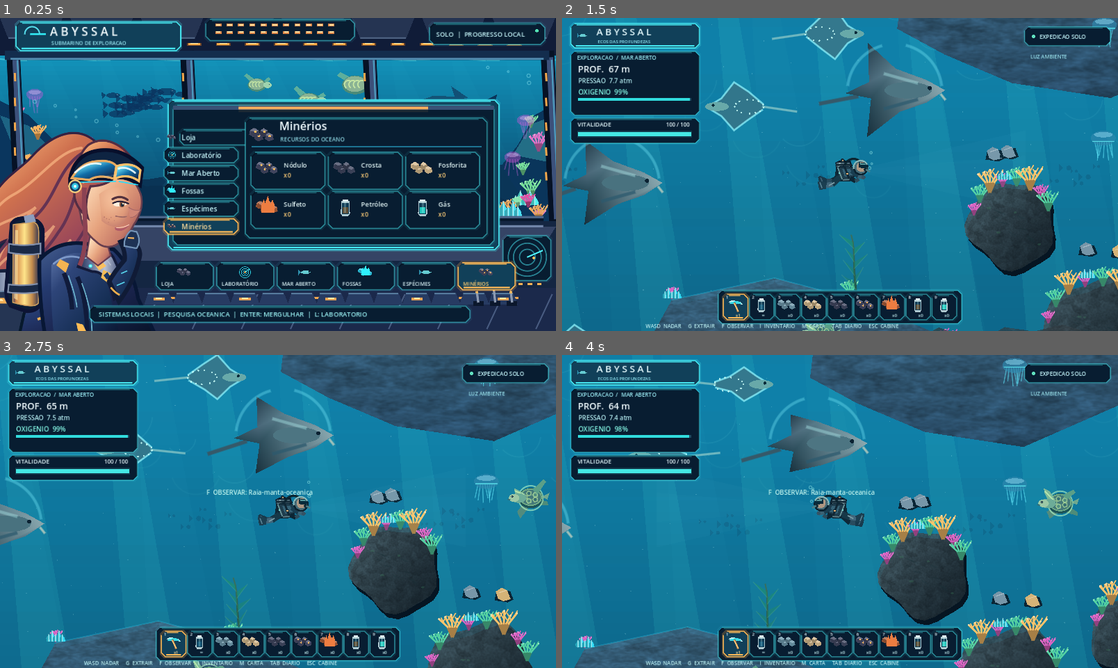
Above: before the commit, frames 1-4 (two rows, left to right).
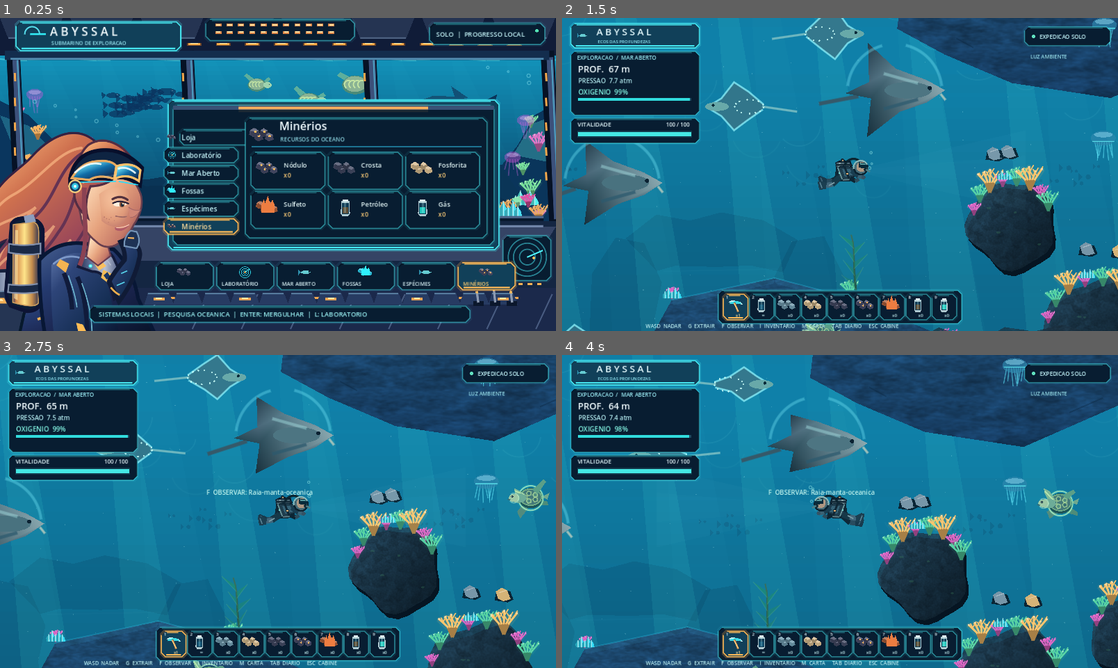
Above: after the commit, the same moments.

Repository: Esaneto/Abyssal
Game: Godot game, scene res://scenes/main.tscn
Two runs of this game, one before a commit and one after it. Both use one fixed random seed, a clock stepped at 60 frames per second and the inputs below.
Inputs (mouse positions are in pixels of both pictures, inside the frame that each line leads up to):
- Up to frame 1 (0.25 s): no input
- Up to frame 2 (1.5 s): tap Enter at 0.5 s; move the mouse to (962, 158) at 0.52 s; hold D (move_right) 0.53-1.25 s; hold G (extract) 0.53-1.25 s; click (962, 158) at 0.67 s; tap Space at 0.77, 1.07 s; drag from (728, 190) to (812, 237) at 1.27 s
- Up to frame 3 (2.75 s): move the mouse to (333, 442) at 2.02 s; hold D (move_right) from 2.03 s (still down); tap 1 at 2.1 s
- Up to frame 4 (4 s): release D (move_right) at 2.75 s; drag from (812, 574) to (673, 464) at 2.77 s; move the mouse to (1006, 558) at 3.52 s; hold A (move_left) from 3.53 s (still down); tap R at 3.6 s; tap Space at 3.77 s

The runs differ from the first frame. In frame 1, less than 0.1% of the frame differs, in the area x 4-99%, y 28-64%; in frame 2, 1.0%; in frame 3, 1.5%; in frame 4, 1.8%, in the area x 2-100%, y 0-100%.

Commit message:
art(godot): strengthen ocean depth, mineral blues, glowing reef flora and turtle contours

Diff:
--- a/godot-client/scripts/cinematic_art.gd
+++ b/godot-client/scripts/cinematic_art.gd
@@ -26,7 +26,7 @@
 			var high := fine.get_noise_2d(float(x), float(y))
 			var veins := sin(float(y) * 0.24 + low * 8.0) * 0.045
 			var v := clampf(0.77 + low * 0.19 + high * 0.14 + veins, 0.39, 1.0)
-			img.set_pixel(x, y, Color(v * 0.89, v * 0.94, v * 1.0, 1.0))
+			img.set_pixel(x, y, Color(v * 0.48, v * 0.74, v * 0.94, 1.0))
 	img.generate_mipmaps()
 	_stone_texture = ImageTexture.create_from_image(img)
 	return _stone_texture
--- a/godot-client/scripts/marine_ecology.gd
+++ b/godot-client/scripts/marine_ecology.gd
@@ -212,7 +212,8 @@
 					Vector2(x+7,y),Vector2(x+4,y+5),Vector2(x-3,y+5)],
 					Color("#346d72") if k%2==0 else Color("#508d80"))
 				canvas.draw_arc(Vector2(x,y),5.7,0,TAU,6,Color(0.78,0.94,0.63,0.62),1.2,true)
-			canvas.draw_arc(Vector2(-4,0),28,0,TAU,34,Color(0.73,0.99,0.78,0.60),1.9,true)
+			canvas.draw_arc(Vector2(-4,0),28,0,TAU,34,Color(0.16,0.93,0.86,0.10),6.5,true)
+			canvas.draw_arc(Vector2(-4,0),28,0,TAU,34,Color(0.73,0.99,0.78,0.70),1.9,true)
 			# Near forelimbs rhythmically lift through the water.
 			_poly(canvas,[Vector2(8,-9),Vector2(20,-25-flap),
 				Vector2(34,-32-flap),Vector2(31,-18-flap),
@@ -224,6 +225,8 @@
 			# Tapered neck, observable eye and living head profile.
 			_oval(canvas,Vector2(24,0),Vector2(18,11),Color("#6dac98"))
 			_oval(canvas,Vector2(34,0),Vector2(12,9),Color("#9dc8a6"))
+			canvas.draw_arc(Vector2(34,0),11,PI*0.20,PI*1.72,17,
+				Color(0.78,0.99,0.85,0.45),1.5,true)
 			canvas.draw_circle(Vector2(38,-3),2.5,Color("#122b39"))
 			canvas.draw_circle(Vector2(38.6,-3.5),0.9,Color("#d5fff0"))
 			_line(canvas,Vector2(43,4),Vector2(48,3),Color("#386c70"),1.3)
--- a/godot-client/scripts/native_reef_art.gd
+++ b/godot-client/scripts/native_reef_art.gd
@@ -33,6 +33,18 @@
 		coords.append(Vector2(start+2028.0,22000.0))
 		coords.append(Vector2(start,22000.0))
 		c.draw_colored_polygon(coords,Color(0.06+float(layer)*0.016,0.23,0.37,0.20*surface))
+	# Faint interlocking arches create true background depth without adding fake
+	# physical passages. Collision remains entirely in ocean_expedition.gd.
+	var first_arch := int(floor(area.position.x / 1600.0)) - 1
+	for k in range(5):
+		var cell := first_arch + k
+		var px := float(cell) * 1600.0 + 760.0
+		var floor_y: float = float(c.call("_seafloor_y",clampf(px,0.0,23980.0)))
+		var arch_y := floor_y - 860.0 + 65.0 * sin(float(cell) * 1.7)
+		if arch_y < area.position.y - 340.0 or arch_y > area.end.y + 300.0:
+			continue
+		_distant_arch(c, Vector2(px,arch_y), 0.72 + 0.10 * float(posmod(cell,3)),
+			Color(0.025,0.19,0.31,0.18*surface))
 	# Remote drifting shoals; little silhouettes never compete with the foreground.
 	var start_cell := int(floor(area.position.x/640.0))
 	var first_row := int(floor(area.position.y/510.0))
@@ -58,6 +70,21 @@
 			c.draw_arc(Vector2(x+wave,y),38.0+float(k%3)*17.0,0.1,2.4,20,
 				Color(0.57,1.0,0.97,0.08*intensity),2.0,true)
 
+static func _distant_arch(c: CanvasItem, center: Vector2, scale: float, tint: Color) -> void:
+	# Five irregular stone masses; central opening remains visually clear.
+	c.draw_set_transform(center,0.0,Vector2(scale,scale))
+	UI.poly(c,[Vector2(-360,150),Vector2(-350,-90),Vector2(-285,-189),
+		Vector2(-206,-173),Vector2(-158,-65),Vector2(-178,34),Vector2(-161,150)],tint)
+	UI.poly(c,[Vector2(160,150),Vector2(182,-35),Vector2(151,-81),
+		Vector2(200,-178),Vector2(288,-193),Vector2(345,-77),Vector2(362,150)],tint)
+	UI.poly(c,[Vector2(-258,-186),Vector2(-173,-252),Vector2(-81,-235),
+		Vector2(5,-258),Vector2(122,-236),Vector2(216,-182),
+		Vector2(176,-93),Vector2(86,-112),Vector2(-6,-108),
+		Vector2(-121,-111),Vector2(-172,-97)],tint)
+	c.draw_line(Vector2(-153,-96),Vector2(159,-102),
+		Color(0.16,0.55,0.67,0.09),2.5,true)
+	c.draw_set_transform(Vector2.ZERO,0.0,Vector2.ONE)
+
 static func _fish(c: CanvasItem, p: Vector2, size: float, tint: Color) -> void:
 	UI.poly(c,[p+Vector2(-size,0),p+Vector2(-size*1.8,-size*0.8),
 		p+Vector2(-size*1.8,size*0.8)],tint)
@@ -76,6 +103,17 @@
 	for vertex in points:
 		uvs.append((vertex-bounds.position)/Vector2(maxf(1,bounds.size.x),maxf(1,bounds.size.y)))
 	c.draw_polygon(points,palette,uvs,OriginalArt.stone_texture())
+	# Thin fractured strata in front of the textured mineral; local geometry only.
+	# All endpoints interpolate between points on the physical polygon, so this
+	# cannot introduce a perceived wall detached from the collider.
+	for j in range(mini(points.size(),14)):
+		if j%3 != 0:
+			continue
+		var base: Vector2 = points[j]
+		var inward := (bounds.get_center()-base)*0.17
+		var tangent: Vector2 = points[(j+1)%points.size()]-base
+		c.draw_line(base+inward,base+inward+tangent*0.35,
+			Color(0.025,0.12,0.21,0.31),2.2,true)
 	# Fine blue rim light follows upper edges; reflected cyan is localized.
 	for i in range(points.size()-1):
 		var a: Vector2 = points[i]
--- a/godot-client/scripts/ui_art_primitives.gd
+++ b/godot-client/scripts/ui_art_primitives.gd
@@ -107,11 +107,15 @@
 		var end := foot + Vector2(spread+wind,-sz*(0.65+0.08*float(arm%3)))
 		var mid := foot + Vector2(spread*0.35,-sz*0.35)
 		c.draw_line(foot,mid,tint.darkened(0.35),maxf(1.5,sz*0.09),true)
+		c.draw_line(mid,end,Color(tint.r,tint.g,tint.b,0.10),maxf(3.0,sz*0.22),true)
 		c.draw_line(mid,end,tint,maxf(1.3,sz*0.052),true)
+		c.draw_line(mid+Vector2(1,-2),end+Vector2(1,-2),
+			Color(0.92,1.0,0.92,0.14),maxf(0.7,sz*0.017),true)
 		for j in range(2):
 			var dir := -1.0 if j==0 else 1.0
 			var a := mid.lerp(end,0.35+float(j)*0.24)
 			c.draw_line(a,a+Vector2(dir*sz*0.14,-sz*0.24),tint,1.7,true)
+		c.draw_circle(end,sz*0.077,Color(tint.r,tint.g,tint.b,0.13))
 		c.draw_circle(end,sz*0.033,tint.lightened(0.42))
 
 static func crystal(c: CanvasItem, center: Vector2, scale: float, color: Color) -> void:
